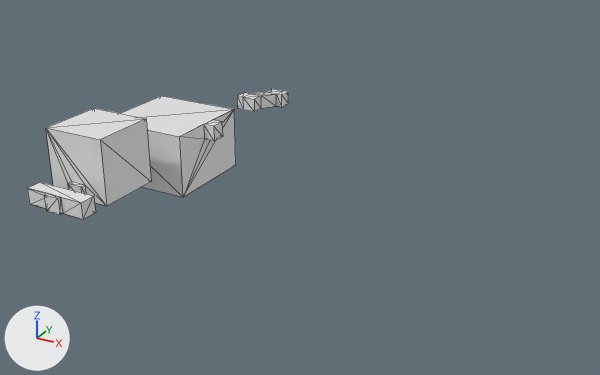
The glTF model asset/map04.glb, before and after one commit.
Camera for both pictures: a 50 mm camera at (64.2, -81.8, 38.7) aimed at (19.7, -0.9, -1.8). The lights are fixed; the arrows at lower left show +X, +Y and +Z. Mesh edges are drawn as thin lines. Where no turn or scale is listed for an object, it has been applied to the vertices. Vertices at the same position are counted once.

Names of what the first picture shows: 'world_cube', 'world_gateway', 'world_main', 'world_straight'.
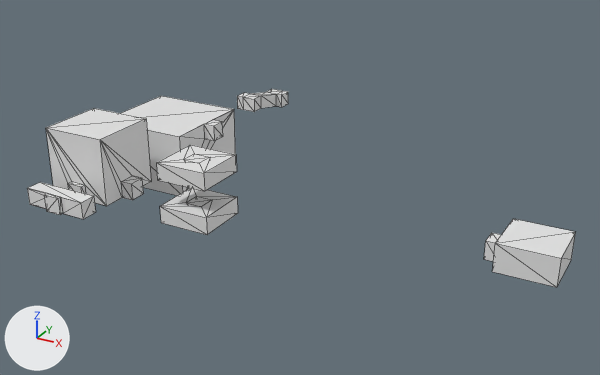
The change in detail:
me_cube_005 is used by ob_world_cube; location (0.0, 0.0, 0.0).
me_cube_005 had 16 vertices, 28 faces and spanned x -4.0..4.0, y -18.1..-9.5, z -1.0..7.0.
me_cube_005 now has 24 vertices, 44 faces and spans x -4.0..5.5, y -18.1..-9.5, z -1.0..7.0.
Part 1, on me_cube_005:
1 face is deleted.
8 vertices are added at x 4.0..5.5, y -14.86..-12.86, z -1.0..1.0.
17 new faces join them.
Mesh me_cube_009 is new.
It has 24 vertices, 40 faces and spans x 45.56..53.0, y -13.0..-5.8, z 0.0..3.0.
Mesh me_cube_008 is new.
It has 16 vertices, 36 faces and spans x 12.0..18.0, y -18.0..-12.0, z 4.0..6.0.
Mesh me_cube_004 is new.
It has 16 vertices, 36 faces and spans x 12.0..18.0, y -18.0..-12.0, z -1.0..1.0.
Object 'world_roomsA' (ob_world_roomsa) is new; it shows me_cube_009.
Its location is (0.0, 0.0, 0.0).
Object 'world_rotB' (ob_world_rotb) is new; it shows me_cube_008.
Its location is (0.0, 0.0, 0.0).
Object 'world_rotA' (ob_world_rota) is new; it shows me_cube_004.
Its location is (0.0, 0.0, 0.0).

What differs and where, as boxes [x1, y1, x2, y2] in the pictures (600 x 375 px):
'world_roomsA', added: after [484, 219, 575, 287]
'world_rotB', added: after [157, 145, 237, 191]
'world_rotA', added: after [160, 188, 238, 235]
part 1 of me_cube_005, built on: [100, 140, 151, 206] in both
